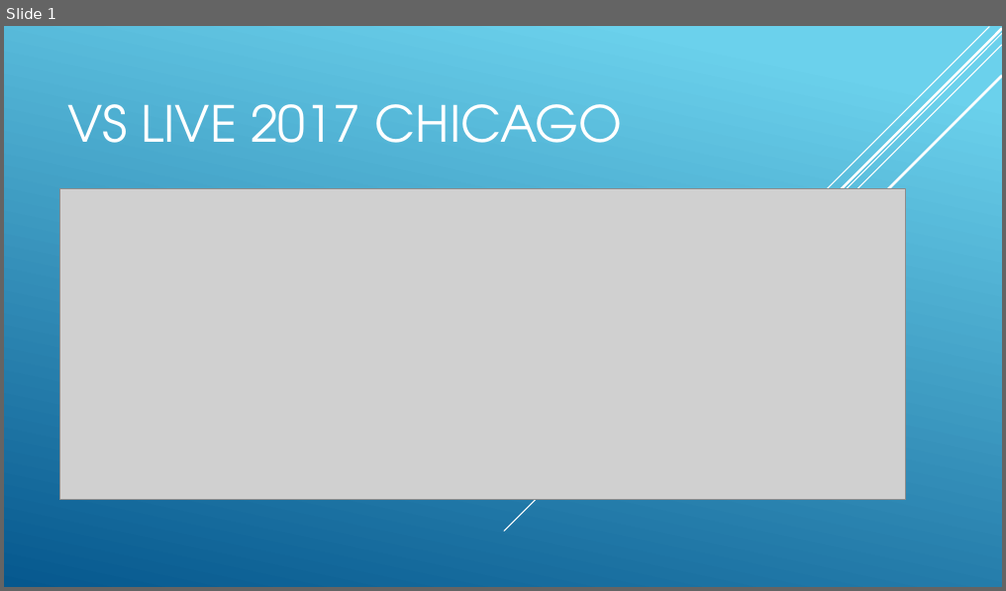
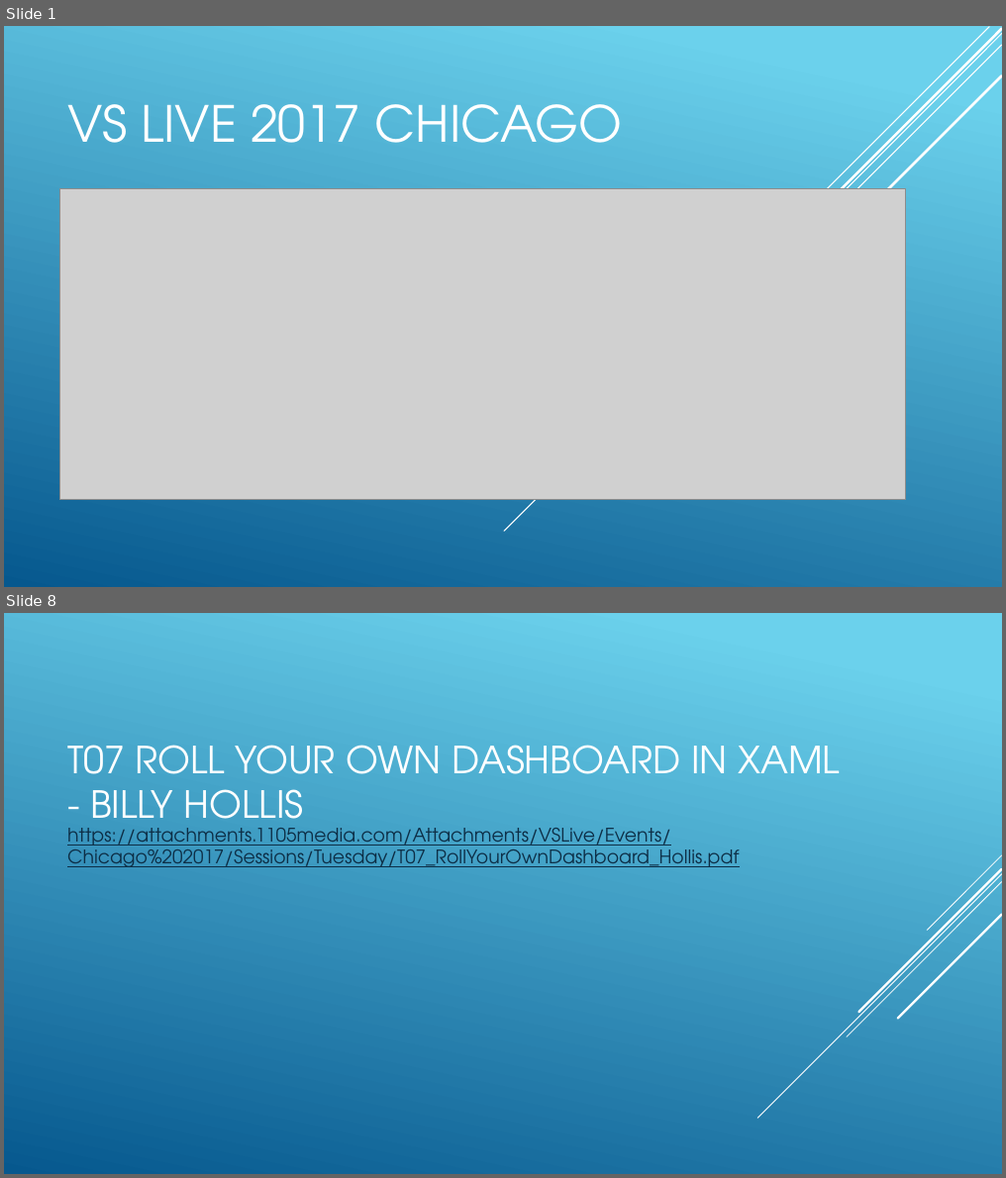
Before and after one commit to Bercet23/VSLive2017, a slide deck: VS LIVE 2017 Chicago.pptx. Shown one above the other, each under a label of ours: slide 1 before the commit, slides 1 and 8 after it; the slides between them are not shown. The pictures are 1006x591 and 1006x1178 pixels, drawn with LibreOffice and Linux fonts; fonts in the diff are those of the drawing; grey boxes stand for pictures. Boxes give left, top, right and bottom in pixels: in the first picture for what was removed or moved away, otherwise in the second. Text is boxed around its words. In the diff, an @@ line names an element or a change of style, - is before the commit and + after.

```diff
--- a/VS LIVE 2017 Chicago.pptx
+++ b/VS LIVE 2017 Chicago.pptx
@@ slide 8 added at <box>4,613,1002,1174</box>, background gradient #6ED2EB to #06588E @@
@@ title added at <box>67,745,840,836</box>, 36 pt, text #FFFFFF @@
+T07 ROLL YOUR OWN DASHBOARD IN XAML
+- BILLY HOLLIS
@@ text added at <box>67,828,739,867</box>, 18 pt, text #0D2E46, underline @@
+https://attachments.1105media.com/Attachments/VSLive/Events/Chicago%202017/Sessions/Tuesday/T07_RollYourOwnDashboard_Hollis.pdf
@@ group added at <box>757,856,1002,1118</box>: 5 lines @@
```
Also in this commit, not shown: 4 slides changed, 3 other slides added.
